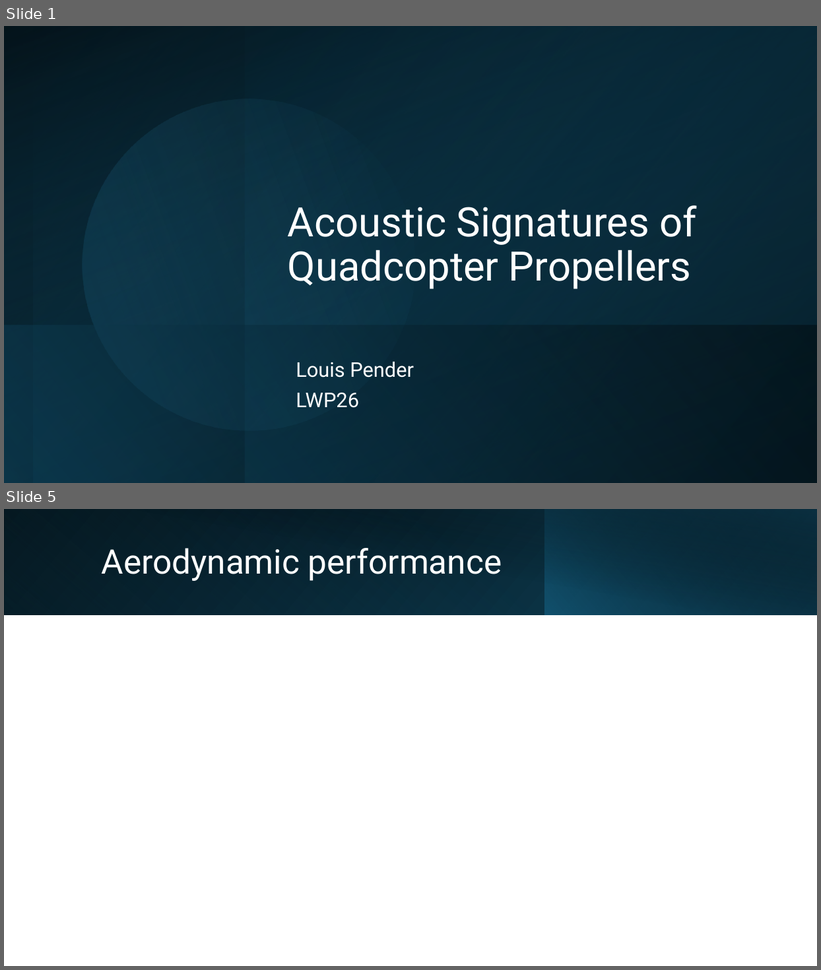
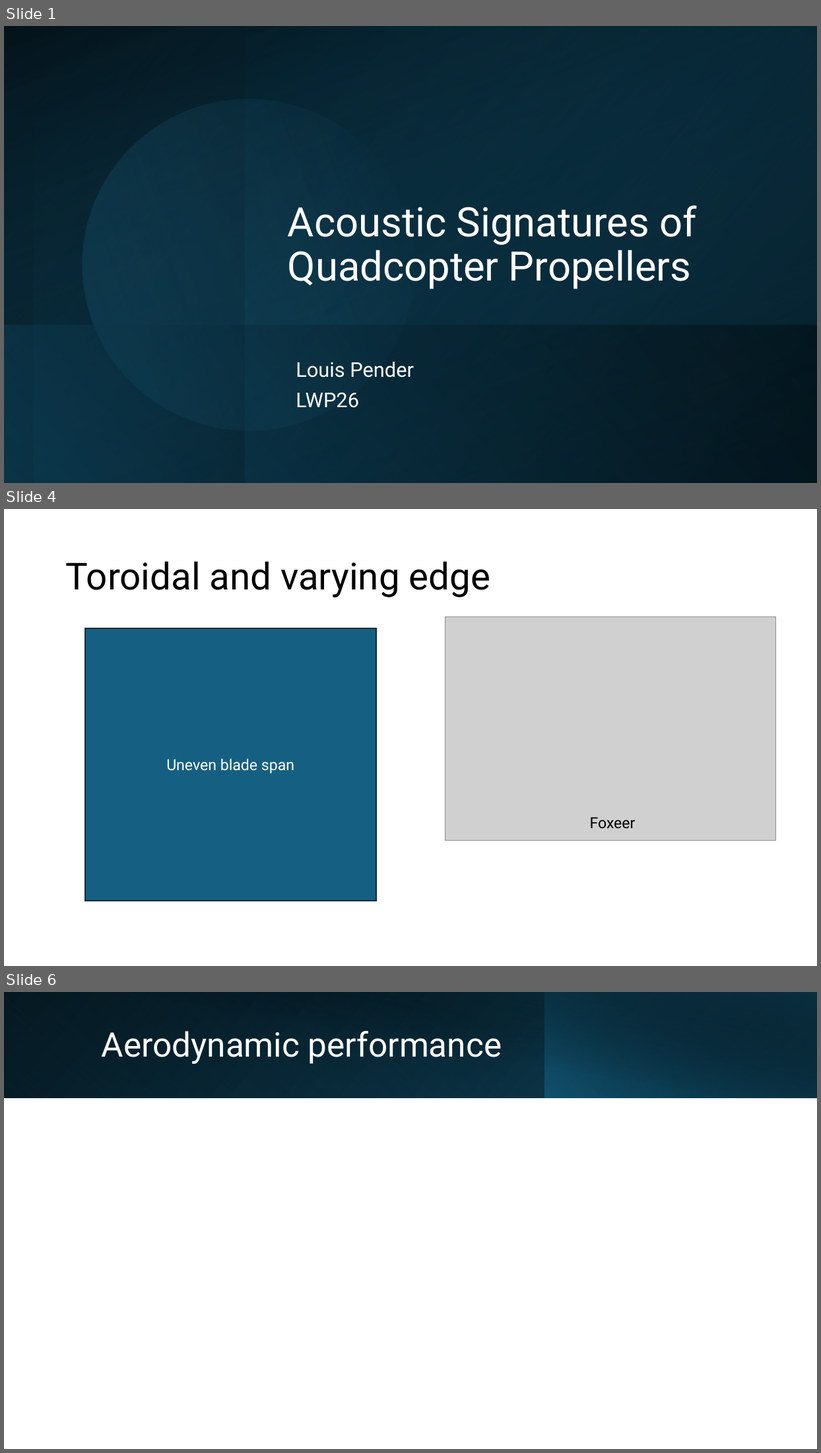
Before and after one commit to lpender3672/propeller-acoustics, a slide deck: deliverables/michaelmas_presentation.pptx. Shown one above the other, each under a label of ours: slides 1 and 5 before the commit, slides 1, 4 and 6 after it; the slides between them are not shown. The pictures are 821x970 and 821x1453 pixels, drawn with LibreOffice and Linux fonts; fonts in the diff are those of the drawing; grey boxes stand for pictures. Boxes give left, top, right and bottom in pixels: in the first picture for what was removed or moved away, otherwise in the second. Text is boxed around its words. In the diff, an @@ line names an element or a change of style, - is before the commit and + after.

```diff
--- a/deliverables/michaelmas_presentation.pptx
+++ b/deliverables/michaelmas_presentation.pptx
@@ slide 4 added at bbox=[4, 509, 817, 966], background #FFFFFF @@
@@ title added at bbox=[66, 561, 490, 597], 44 pt, text #000000 @@
+Toroidal and varying edge
@@ picture added at bbox=[445, 617, 776, 841] @@
@@ rectangle added at bbox=[85, 628, 376, 901], fill #156082, outline #092A39 1.5 pt, 18 pt, text #FFFFFF @@
+Uneven blade span
@@ text added at bbox=[590, 817, 636, 829], 18 pt, text #000000 @@
+Foxeer
@@ what was slide 5 is now slide 6 @@
```
Also in this commit, not shown: 5 slides changed, 1 other slide added.
